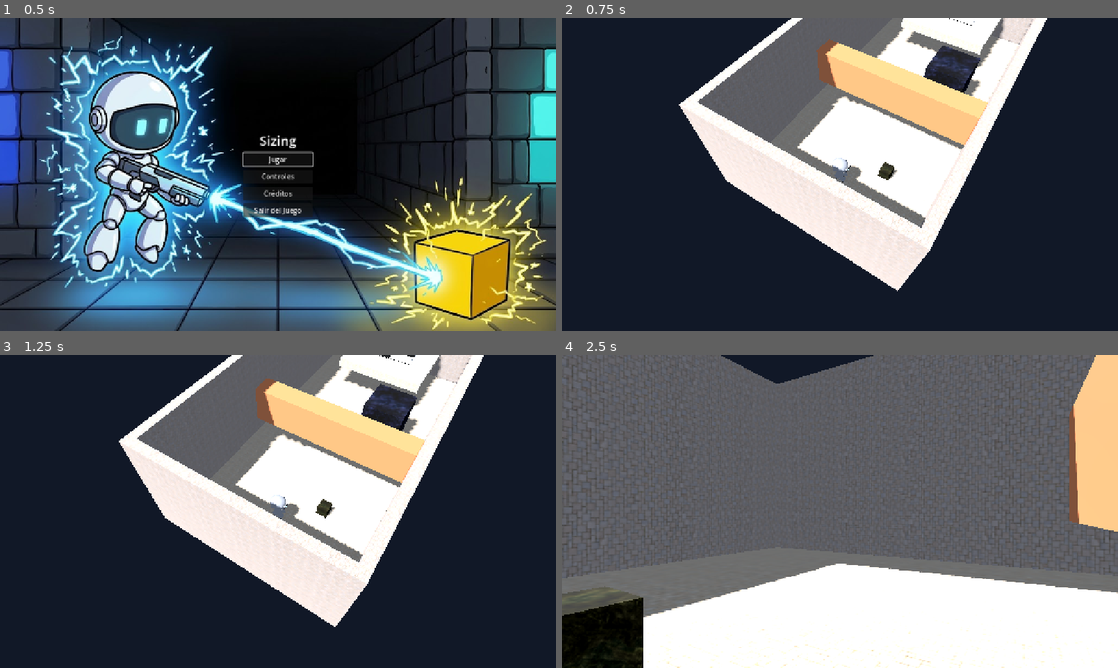
Above: before the commit, frames 1-4 (two rows, left to right).
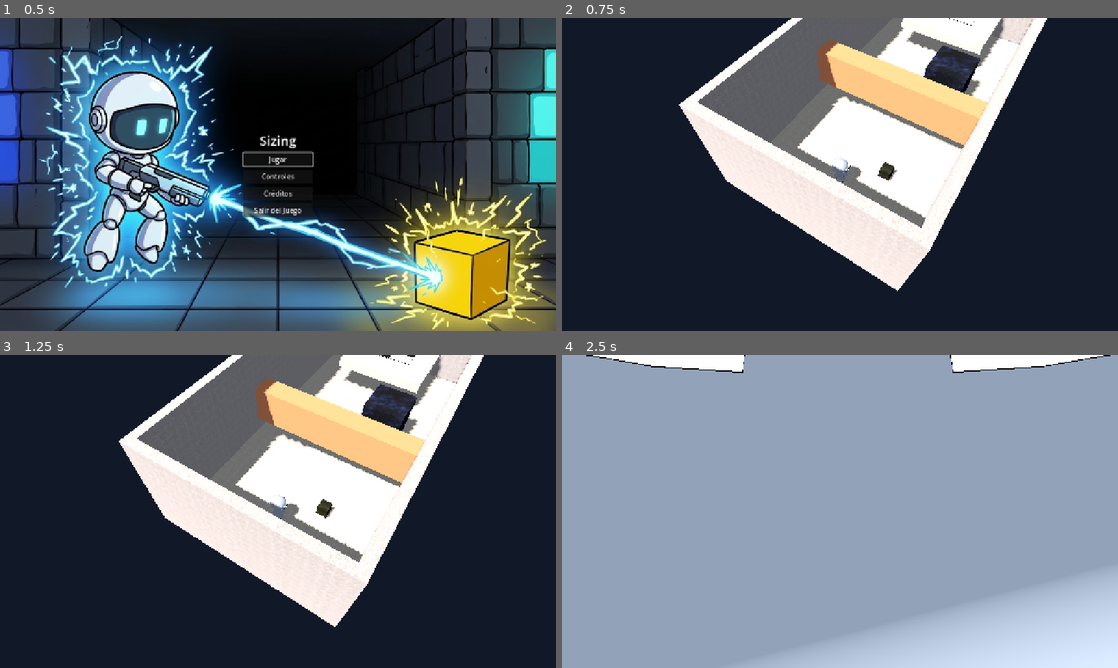
Above: after the commit, the same moments.

Repository: PabRvss/Sizing
Game: Godot game, scene res://MainMenu.tscn
The game is run twice, just before and just after one commit, with the same random seed, the same clock (stepped at 60 frames per second) and the same inputs.
Inputs (mouse positions are in pixels of both pictures, inside the frame that each line leads up to):
- Up to frame 1 (0.5 s): no input
- Up to frame 2 (0.75 s): click "Jugar" at 0.5 s
- Up to frame 3 (1.25 s): no input
- Up to frame 4 (2.5 s): tap Enter at 1.25 s; move the mouse to (962, 495) at 1.27 s; hold D (move_right) 1.28-2.03 s; hold Left (camera_left) 1.28-2.03 s; click (962, 495) at 1.42 s; tap Space (jump) at 1.52, 2.27 s; tap Right (camera_right) at 1.55, 2.1 s; move the mouse to (728, 527) at 2.02 s; hold S (move_back) from 2.03 s (still down); tap C (toggle_camera_view) at 2.3 s

Frame 1 is identical in both runs. In frame 2, less than 0.1% of the frame differs, in the area x 42-82%, y 2-66%; in frame 3, less than 0.1%; in frame 4, 100%, in the area x 0-100%, y 0-100%.

Commit message:
Prevencion de traspaso de texturas en camara y rotacion vertical en primera persona con flechas arriba/abajo

Diff:
--- a/MainMenu.tscn
+++ b/MainMenu.tscn
@@ -107,7 +107,8 @@
 text = "[center]
 [b]WASD:[/b] Moverse (orientado a la cámara)
 [b]Espacio:[/b] Saltar (la altura aumenta según tamaño)
-[b]Flechas ← y →:[/b] Rotar cámara (horizontal)
+[b]Flechas ← y →:[/b] Rotar cámara horizontal
+[b]Flechas ↑ y ↓:[/b] Mirar arriba y abajo (1ª persona)
 [b]C:[/b] Cambiar vista (1ª / 3ª persona)
 [b]Mantener Clic:[/b] Apuntar y proyectar rayo láser
 [b]E:[/b] Intercambio rápido con caja cercana
--- a/PauseMenu.tscn
+++ b/PauseMenu.tscn
@@ -104,7 +104,8 @@
 bbcode_enabled = true
 text = "[b]WASD:[/b] Moverse (relativo a cámara)
 [b]Espacio:[/b] Saltar (según tamaño)
-[b]Flechas ← y →:[/b] Rotar cámara (horizontal)
+[b]Flechas ← y →:[/b] Rotar cámara horizontal
+[b]Flechas ↑ y ↓:[/b] Mirar arriba y abajo (1ª persona)
 [b]C:[/b] Cambiar vista (1ª / 3ª persona)
 [b]Mantener Clic:[/b] Apuntar rayo láser
 [b]E:[/b] Intercambio con caja cercana
--- a/camera_3d.gd
+++ b/camera_3d.gd
@@ -6,14 +6,23 @@
 @export var vel_rotacion: float = 2.5
 
 var angulo_y: float = 0.58
+var angulo_pitch: float = 0.0
 var primera_persona: bool = false
+
+func _ready() -> void:
+	# Distancia cercana reducida para evitar ver dentro de las texturas/mallas al acercarse
+	near = 0.01
 
 func _unhandled_input(event: InputEvent) -> void:
 	if Input.is_action_just_pressed("toggle_camera_view"):
 		primera_persona = not primera_persona
+		if primera_persona:
+			angulo_pitch = 0.0
 	elif event is InputEventKey and event.pressed and not event.echo:
 		if event.physical_keycode == KEY_C or event.keycode == KEY_C:
 			primera_persona = not primera_persona
+			if primera_persona:
+				angulo_pitch = 0.0
 
 func _physics_process(delta):
 	if not target:
@@ -21,21 +30,52 @@
 		if not target:
 			return
 
-	if Input.is_action_pressed("camera_left"):
+	if Input.is_action_pressed("camera_left") or Input.is_key_pressed(KEY_LEFT):
 		angulo_y += vel_rotacion * delta
-	if Input.is_action_pressed("camera_right"):
+	if Input.is_action_pressed("camera_right") or Input.is_key_pressed(KEY_RIGHT):
 		angulo_y -= vel_rotacion * delta
 
-	var dir_frente := Vector3(-sin(angulo_y), 0.0, -cos(angulo_y)).normalized()
+	var dir_frente_h := Vector3(-sin(angulo_y), 0.0, -cos(angulo_y)).normalized()
 
 	if primera_persona:
+		if Input.is_action_pressed("camera_up") or Input.is_key_pressed(KEY_UP):
+			angulo_pitch = minf(angulo_pitch + vel_rotacion * delta, deg_to_rad(80.0))
+		if Input.is_action_pressed("camera_down") or Input.is_key_pressed(KEY_DOWN):
+			angulo_pitch = maxf(angulo_pitch - vel_rotacion * delta, deg_to_rad(-80.0))
+
+		var cos_p := cos(angulo_pitch)
+		var sin_p := sin(angulo_pitch)
+		var dir_frente := Vector3(-sin(angulo_y) * cos_p, sin_p, -cos(angulo_y) * cos_p).normalized()
+
 		var p_size: float = float(target.get("player_size")) if "player_size" in target else 1.0
-		# Situar la cámara a la altura de la cabeza/ojos del personaje
-		var pos_ojos := target.global_position + Vector3(0.0, 1.25 * p_size, 0.0) + dir_frente * (0.35 * p_size)
+		var pos_cabeza: Vector3 = target.global_position + Vector3(0.0, 1.25 * p_size, 0.0)
+
+		# Comprobar colisión hacia el frente para evitar atravesar paredes o cajas
+		var dist_adelante: float = 0.18 * p_size
+		var espacio = get_world_3d().direct_space_state
+		var check_dest: Vector3 = pos_cabeza + dir_frente * (dist_adelante + 0.15)
+		var rayo = PhysicsRayQueryParameters3D.create(pos_cabeza, check_dest)
+		rayo.exclude = [target.get_rid()]
+		rayo.collision_mask = 1 | 2
+		var hit = espacio.intersect_ray(rayo)
+		if not hit.is_empty():
+			var hit_dist: float = pos_cabeza.distance_to(hit.position)
+			dist_adelante = minf(dist_adelante, maxf(0.0, hit_dist - 0.06))
+
+		var pos_ojos: Vector3 = pos_cabeza + dir_frente_h * dist_adelante
 		global_position = pos_ojos
-		# Rotación estrictamente horizontal (sin inclinación vertical)
 		look_at(pos_ojos + dir_frente, Vector3.UP)
 	else:
 		var offset := Vector3(sin(angulo_y) * distancia, altura, cos(angulo_y) * distancia)
-		global_position = global_position.lerp(target.global_position + offset, 6.0 * delta)
+		var pos_ideal: Vector3 = target.global_position + offset
+		var espacio = get_world_3d().direct_space_state
+		var origen_3p: Vector3 = target.global_position + Vector3(0.0, 1.0, 0.0)
+		var rayo_3p = PhysicsRayQueryParameters3D.create(origen_3p, pos_ideal)
+		rayo_3p.exclude = [target.get_rid()]
+		rayo_3p.collision_mask = 1 | 2
+		var hit_3p = espacio.intersect_ray(rayo_3p)
+		if not hit_3p.is_empty():
+			var dir_to_cam: Vector3 = (pos_ideal - origen_3p).normalized()
+			pos_ideal = hit_3p.position - dir_to_cam * 0.15
+		global_position = global_position.lerp(pos_ideal, 6.0 * delta)
 		look_at(target.global_position + Vector3(0, 0.5, 0), Vector3.UP)
--- a/player.gd
+++ b/player.gd
@@ -176,6 +176,11 @@
 		var offset_adelante: Vector3 = -malla.global_transform.basis.z * (0.14 * player_size)
 		soporte_rifle.global_position = mano_global + offset_adelante
 		soporte_rifle.rotation.y = malla.rotation.y
+		var cam = get_viewport().get_camera_3d()
+		if cam and cam.get("primera_persona") == true:
+			soporte_rifle.rotation.x = cam.rotation.x
+		else:
+			soporte_rifle.rotation.x = 0.0
 
 func _unhandled_input(_event):
 	if muerto or nivel_completado:
--- a/project.godot
+++ b/project.godot
@@ -61,6 +61,16 @@
 "events": [Object(InputEventKey,"resource_local_to_scene":false,"resource_name":"","device":-1,"window_id":0,"alt_press …(195 unchanged characters)…
 ]
 }
+camera_up={
+"deadzone": 0.2,
+"events": [Object(InputEventKey,"resource_local_to_scene":false,"resource_name":"","device":-1,"window_id":0,"alt_pressed":false,"shift_pressed":false,"ctrl_pressed":false,"meta_pressed":false,"pressed":false,"keycode":0,"physical_keycode":4194320,"key_label":0,"unicode":0,"location":0,"echo":false,"script":null)
+]
+}
+camera_down={
+"deadzone": 0.2,
+"events": [Object(InputEventKey,"resource_local_to_scene":false,"resource_name":"","device":-1,"window_id":0,"alt_pressed":false,"shift_pressed":false,"ctrl_pressed":false,"meta_pressed":false,"pressed":false,"keycode":0,"physical_keycode":4194322,"key_label":0,"unicode":0,"location":0,"echo":false,"script":null)
+]
+}
 interact_nearest={
 "deadzone": 0.2,
 "events": [Object(InputEventKey,"resource_local_to_scene":false,"resource_name":"","device":-1,"window_id":0,"alt_press …(192 unchanged characters)…
